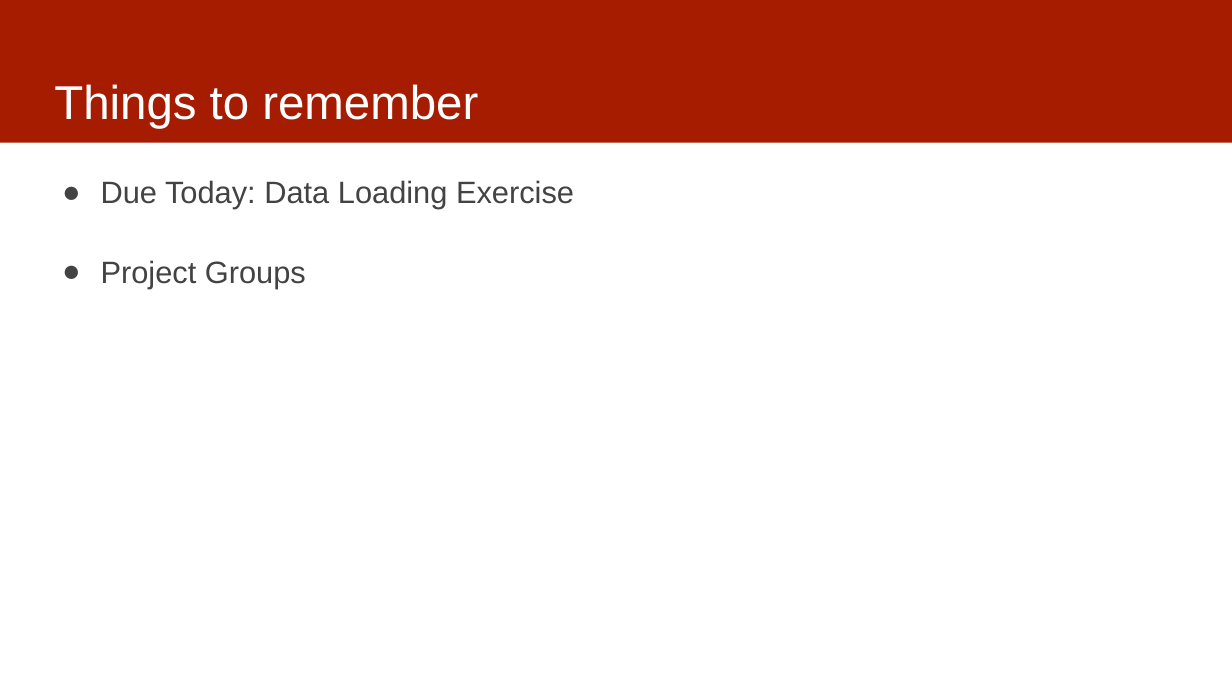
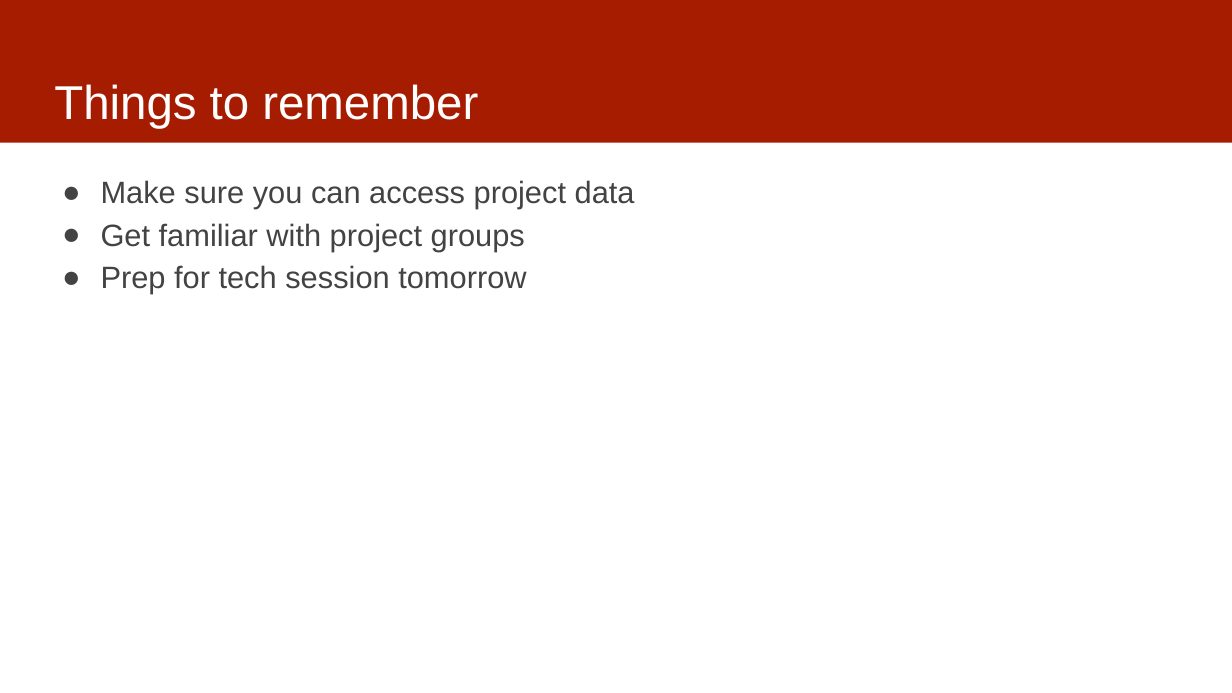
Before and after one commit to dssg/mlforpublicpolicylab, a slide deck: slide 11 of Lectures/03-casestudies.pptx (slide 17 before the commit). Drawn at 1232x693 pixels with LibreOffice and Linux fonts; fonts in the diff are those of the drawing. Boxes give left, top, right and bottom in pixels: in the first picture for what was removed or moved away, otherwise in the second. Text is boxed around its words. In the diff, an @@ line names an element or a change of style, - is before the commit and + after.

Commit message:
update for F22

```diff
--- a/Lectures/03-casestudies.pptx
+++ b/Lectures/03-casestudies.pptx
@@ text at [101, 180, 635, 294]: text changed @@
-● Due Today: Data Loading Exercise
-● Project Groups
+● Make sure you can access project data
+● Get familiar with project groups
+● Prep for tech session tomorrow
```
Also in this commit, not shown: 6 slides removed.
